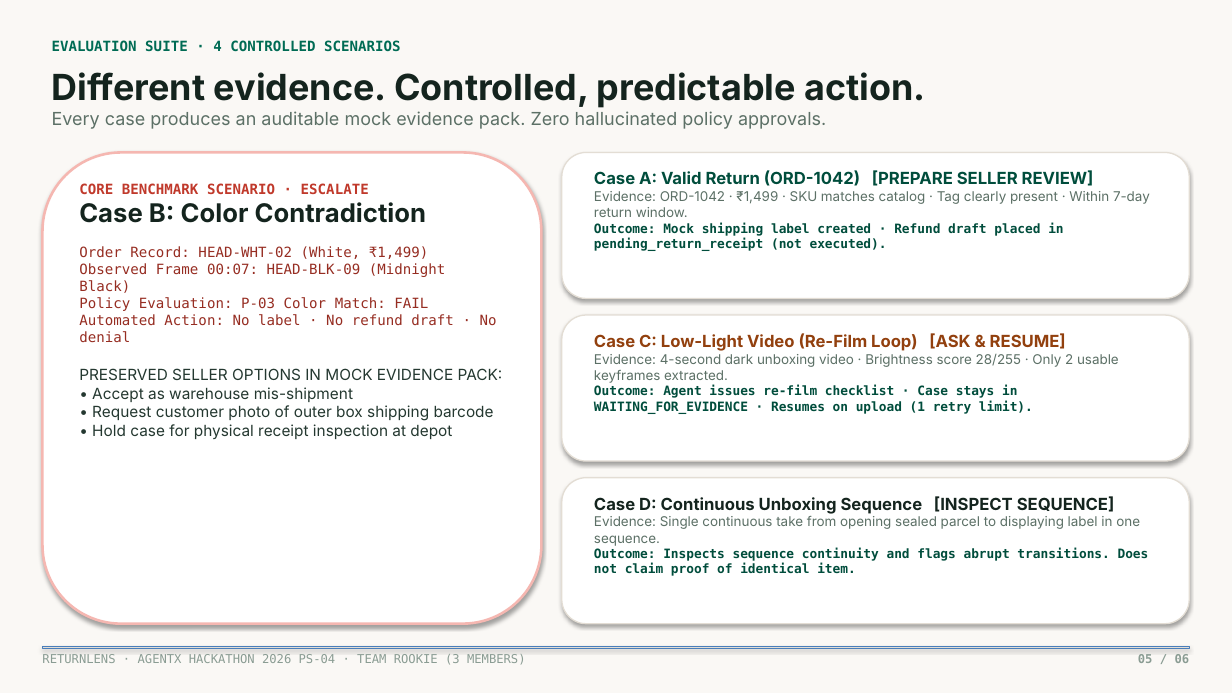
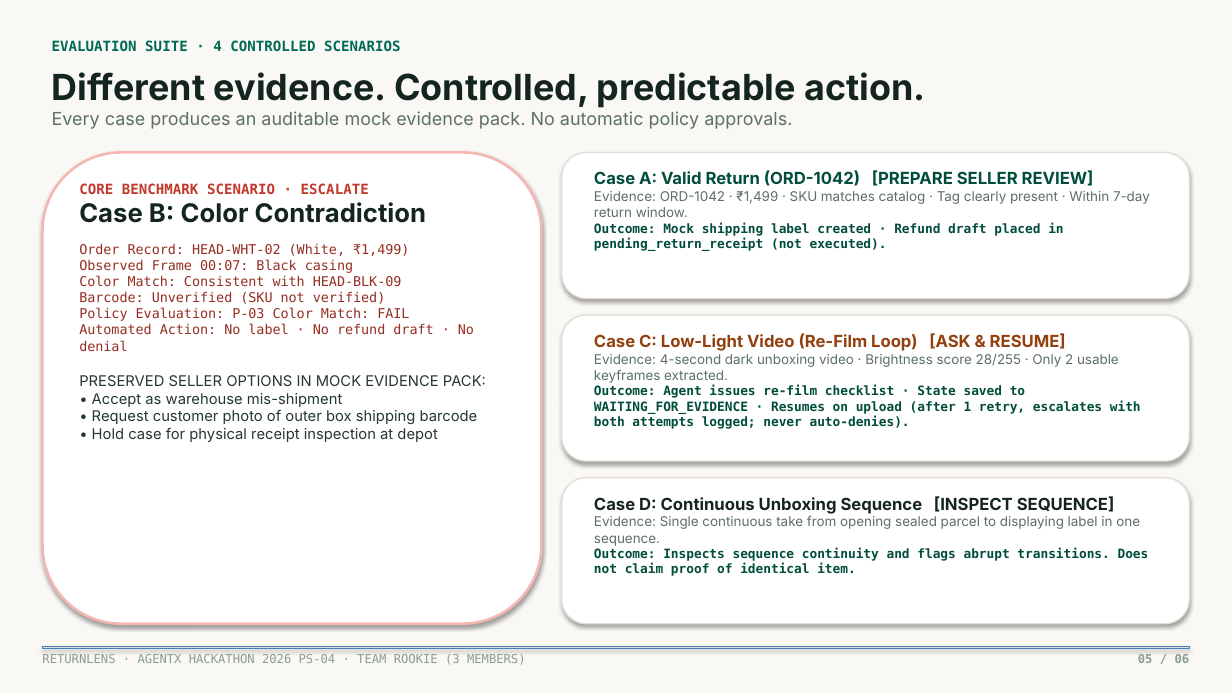
Before and after one commit to lenamkhanhh/hack4hack, a slide deck: slide 5 of ReturnLens_v5.pptx. Drawn at 1232x693 pixels with LibreOffice and Linux fonts; fonts in the diff are those of the drawing. Boxes give left, top, right and bottom in pixels: in the first picture for what was removed or moved away, otherwise in the second. Text is boxed around its words. In the diff, an @@ line names an element or a change of style, - is before the commit and + after.

```diff
--- a/ReturnLens_v5.pptx
+++ b/ReturnLens_v5.pptx
@@ text at (52,111,792,129): text changed @@
-Every case produces an auditable mock evidence pack. Zero hallucinated policy approvals.
+Every case produces an auditable mock evidence pack. No automatic policy approvals.
@@ text at (79,202,486,442): size 12 to 11.5 pt in "PRESERVED SELLER OPTIONS IN MOCK EVIDENCE PACK: ..."; less space between paragraphs @@
@@ text at (79,243,474,351): text changed; size 11 to 10.5 pt @@
-Order Record: HEAD-WHT-02 (White, ₹1,499)
-Observed Frame 00:07: HEAD-BLK-09 (Midnight Black)
-Policy Evaluation: P-03 Color Match: FAIL
-Automated Action: No label · No refund draft · No denial
+Order Record: HEAD-WHT-02 (White, ₹1,499)
+Observed Frame 00:07: Black casing
+Color Match: Consistent with HEAD-BLK-09
+Barcode: Unverified (SKU not verified)
+Policy Evaluation: P-03 Color Match: FAIL
+Automated Action: No label · No refund draft · No denial
@@ text at (594,385,1141,429): text changed @@
-Outcome: Agent issues re-film checklist · Case stays in WAITING_FOR_EVIDENCE · Resumes on upload (1 retry limit).
+Outcome: Agent issues re-film checklist · State saved to WAITING_FOR_EVIDENCE · Resumes on upload (after 1 retry, escalates with both attempts logged; never auto-denies).
```
Also in this commit, not shown: 4 other slides changed, 12 other files.
